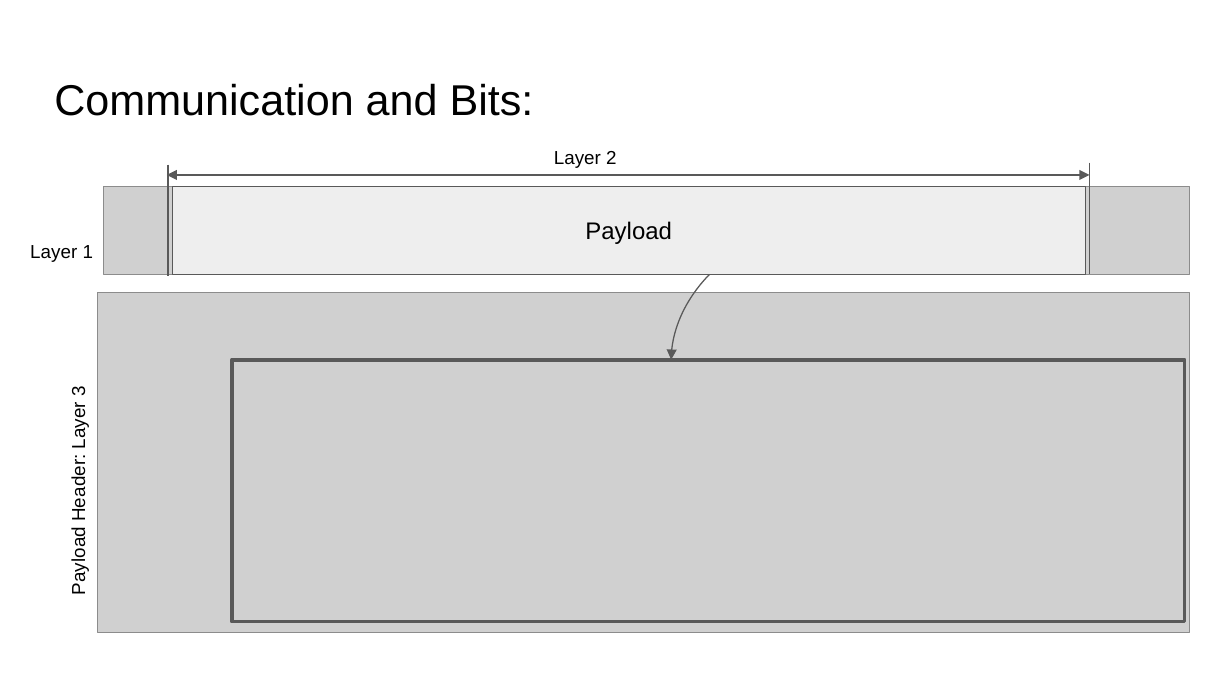
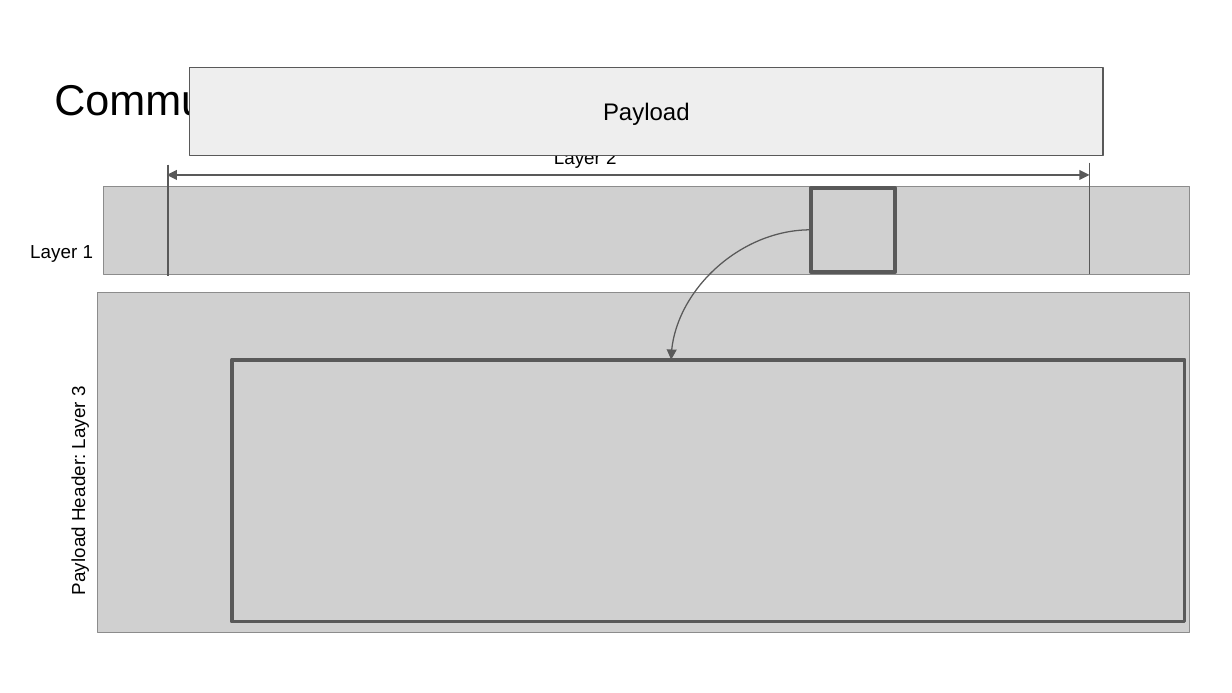
Before and after one commit to sgarcia0206/comp122-f23, a slide deck: slide 7 of format-encodings/slide_presentations/.hidden/introduction-to-encodings.pptx. Drawn at 1232x693 pixels with LibreOffice and Linux fonts; fonts in the diff are those of the drawing; grey boxes stand for pictures. Boxes give left, top, right and bottom in pixels: in the first picture for what was removed or moved away, otherwise in the second. Text is boxed around its words. In the diff, an @@ line names an element or a change of style, - is before the commit and + after.

```diff
--- a/format-encodings/slide_presentations/.hidden/introduction-to-encodings.pptx
+++ b/format-encodings/slide_presentations/.hidden/introduction-to-encodings.pptx
@@ rectangle "Payload": place and size @@
-rectangle "Payload" at [172, 186, 1085, 274]
+rectangle "Payload" at [190, 68, 1103, 155]
```
Also in this commit, not shown: 1 other slide changed, 3 other files.
